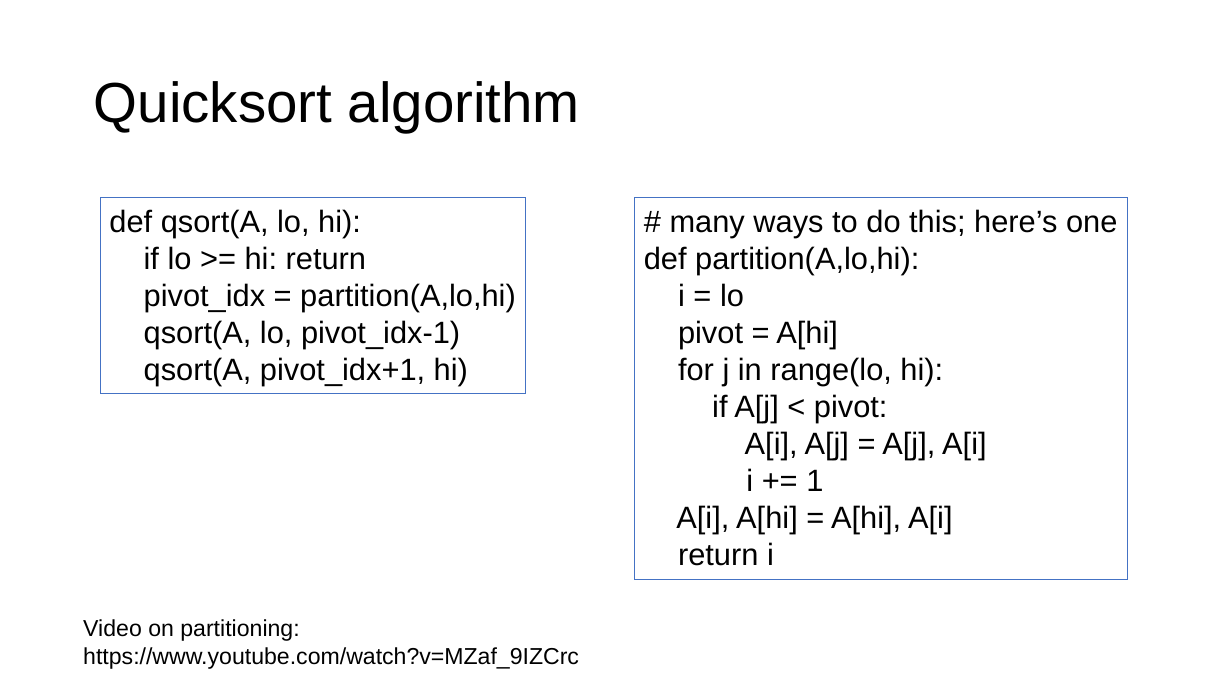
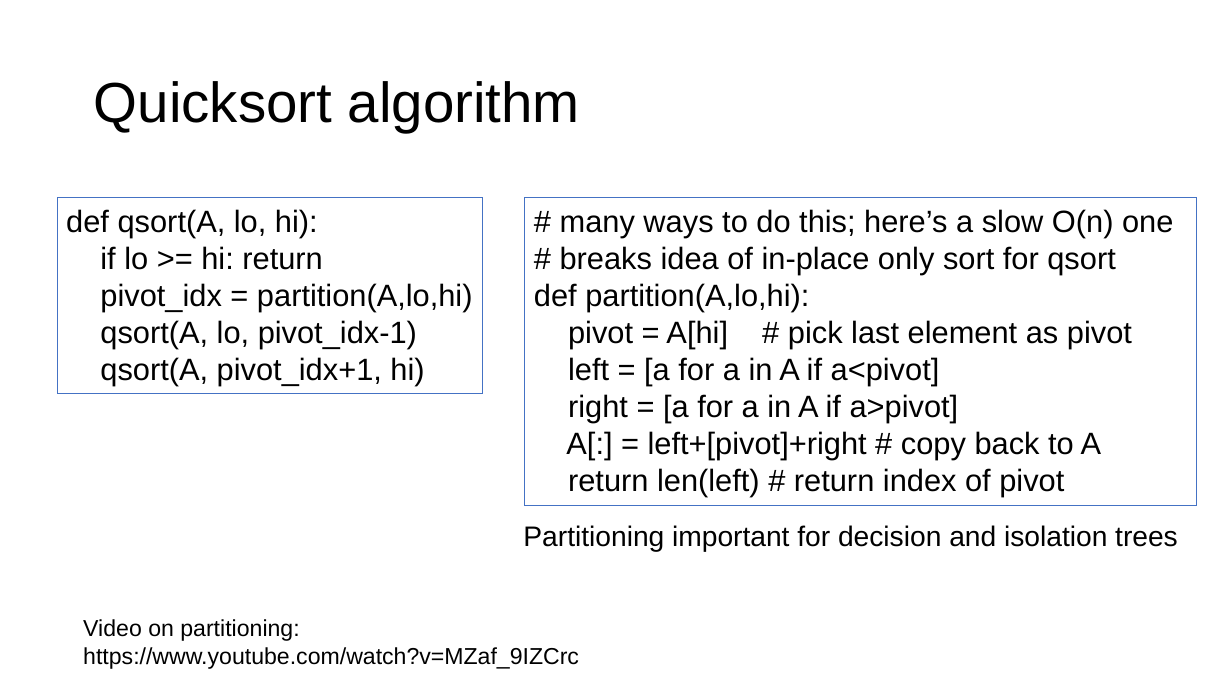
Before and after one commit to parrt/msds689, a slide deck: slide 7 of notes/sorting.pptx. Drawn at 1232x693 pixels with LibreOffice and Linux fonts; fonts in the diff are those of the drawing; background and template pictures are left out. Boxes give left, top, right and bottom in pixels: in the first picture for what was removed or moved away, otherwise in the second. Text is boxed around its words. In the diff, an @@ line names an element or a change of style, - is before the commit and + after.

```diff
--- a/notes/sorting.pptx
+++ b/notes/sorting.pptx
@@ rectangle "def qsort(A, lo, hi):": place and size @@
-rectangle "def qsort(A, lo, hi):" at (101,197,526,393)
+rectangle "def qsort(A, lo, hi):" at (57,197,482,393)
@@ rectangle "# many ways to do ...": place and size @@
-rectangle "# many ways to do ..." at (635,197,1128,579)
+rectangle "# many ways to do ..." at (525,197,1197,505)
@@ text in rectangle at (560,209,1173,275): text changed @@
-# many ways to do this; here’s one
+# many ways to do this; here’s a slow O(n) one
+# breaks idea of in-place only sort for qsort
@@ text in rectangle at (566,320,1132,496): text changed @@
-i = lo
-pivot = A[hi]
-for j in range(lo, hi):
-if A[j] < pivot:
-A[i], A[j] = A[j], A[i]
-i += 1
-A[i], A[hi] = A[hi], A[i]
-return i
+pivot = A[hi] # pick last element as pivot
+left = [a for a in A if a<pivot]
+right = [a for a in A if a>pivot]
+A[:] = left+[pivot]+right # copy back to A
+return len(left) # return index of pivot
@@ text added at (523,525,1178,552), 22 pt, text #000000 @@
+Partitioning important for decision and isolation trees
```
Also in this commit, not shown: 1 other slide changed, 2 slides added, 4 other files.
